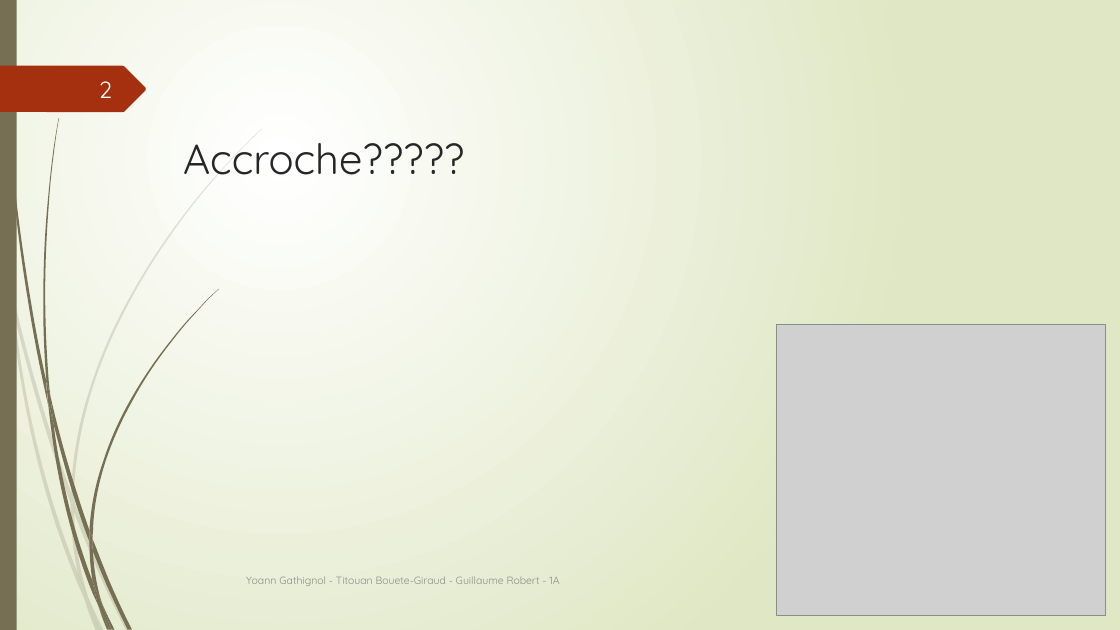
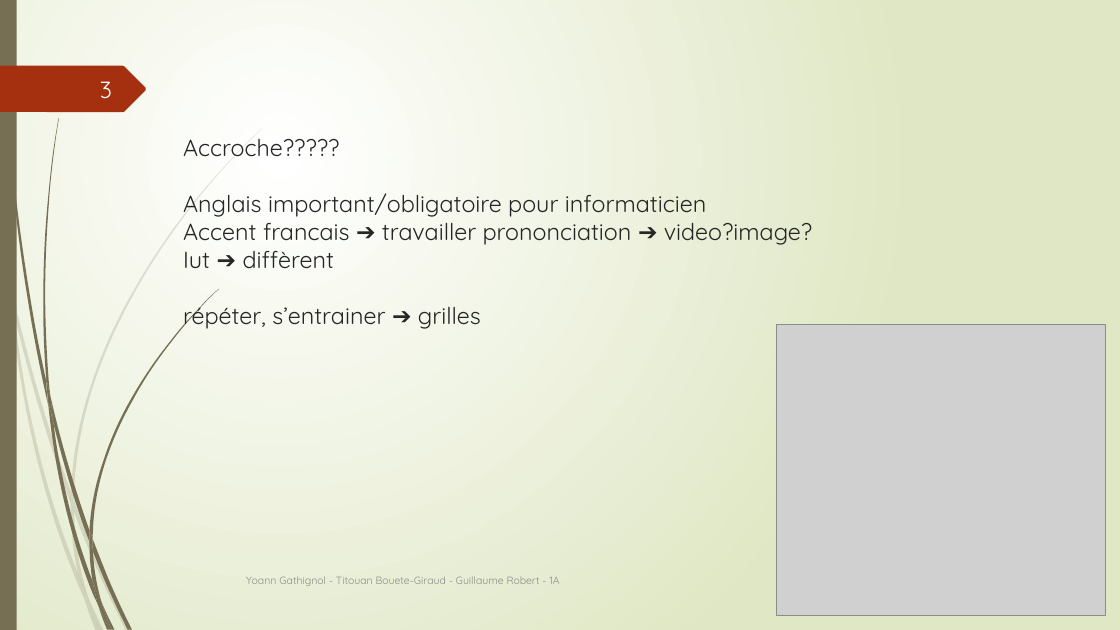
Before and after one commit to Guyoms/PTUT2016, a slide deck: slide 3 of IHearISay/I_HEAR_I_SAY_Intro.pptx (slide 2 before the commit). Drawn at 1120x630 pixels with LibreOffice and Linux fonts; fonts in the diff are those of the drawing; grey boxes stand for pictures. Boxes give left, top, right and bottom in pixels: in the first picture for what was removed or moved away, otherwise in the second. Text is boxed around its words. In the diff, an @@ line names an element or a change of style, - is before the commit and + after.

```diff
--- a/IHearISay/I_HEAR_I_SAY_Intro.pptx
+++ b/IHearISay/I_HEAR_I_SAY_Intro.pptx
@@ page number at (100,81,112,99): text changed @@
-2
+3
@@ title at (183,139,812,329): text changed; size 36 to 20 pt @@
-Accroche?????
+Accroche?????
+Anglais important/obligatoire pour informaticien
+Accent francais ➔ travailler prononciation ➔ video?image?
+Iut ➔ diffèrent
+répéter, s’entrainer ➔ grilles
```
Also in this commit, not shown: 10 other slides changed, 1 slide added, 1 other file.
